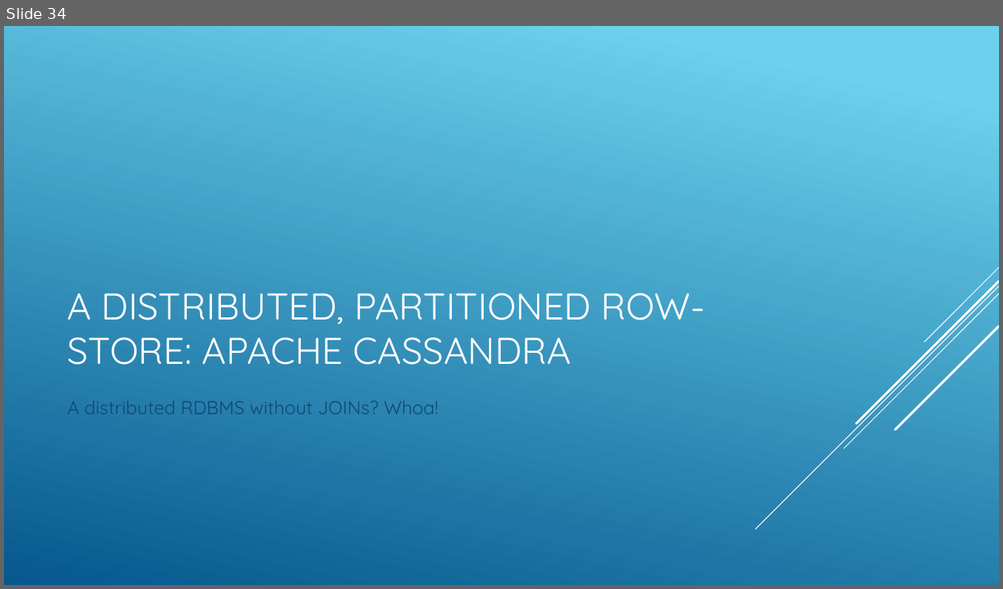
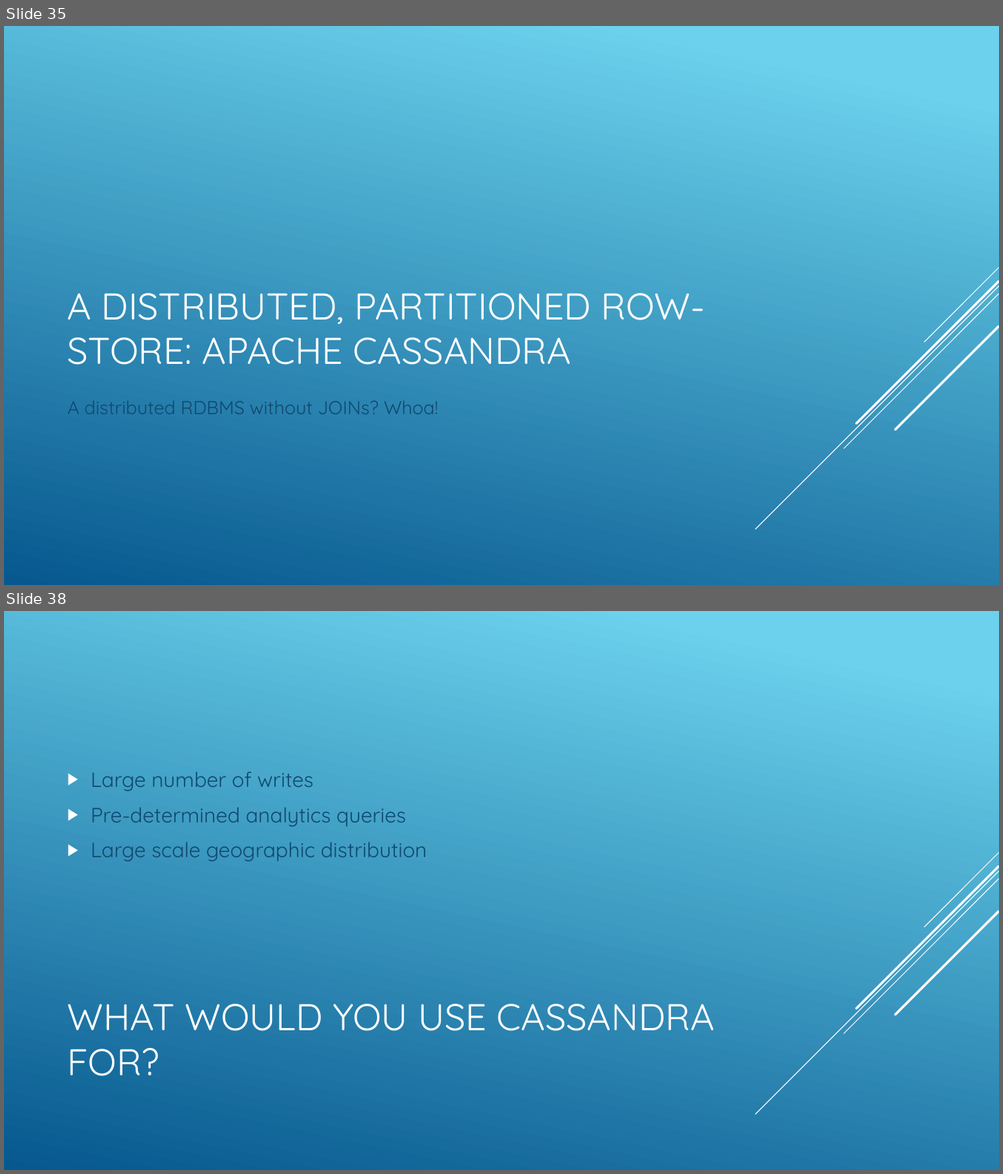
Before and after one commit to jbreyer/Polyglot, a slide deck: Polyglot Persistence and NOSQL.pptx. Shown one above the other, each under a label of ours: slide 34 before the commit, slides 35 and 38 after it; the slides between them are not shown. The pictures are 1003x589 and 1003x1174 pixels, drawn with LibreOffice and Linux fonts; fonts in the diff are those of the drawing. Boxes give left, top, right and bottom in pixels: in the first picture for what was removed or moved away, otherwise in the second. Text is boxed around its words. In the diff, an @@ line names an element or a change of style, - is before the commit and + after.

```diff
--- a/Polyglot Persistence and NOSQL.pptx
+++ b/Polyglot Persistence and NOSQL.pptx
@@ slide 38 added at [4,611,999,1170], background gradient #6ED2EB to #06588E; not listed: 5 template elements that a slide beside it also shows @@
@@ text added at [91,772,427,862], 20 pt, text #0F496F @@
+▶ Large number of writes
+▶ Pre-determined analytics queries
+▶ Large scale geographic distribution
@@ title added at [68,1004,714,1076], 36 pt, text #FFFFFF @@
+WHAT WOULD YOU USE CASSANDRA FOR?
@@ what was slide 34 is now slide 35 @@
```
Also in this commit, not shown: 6 slides changed, 19 other slides added, 1 slide removed.
